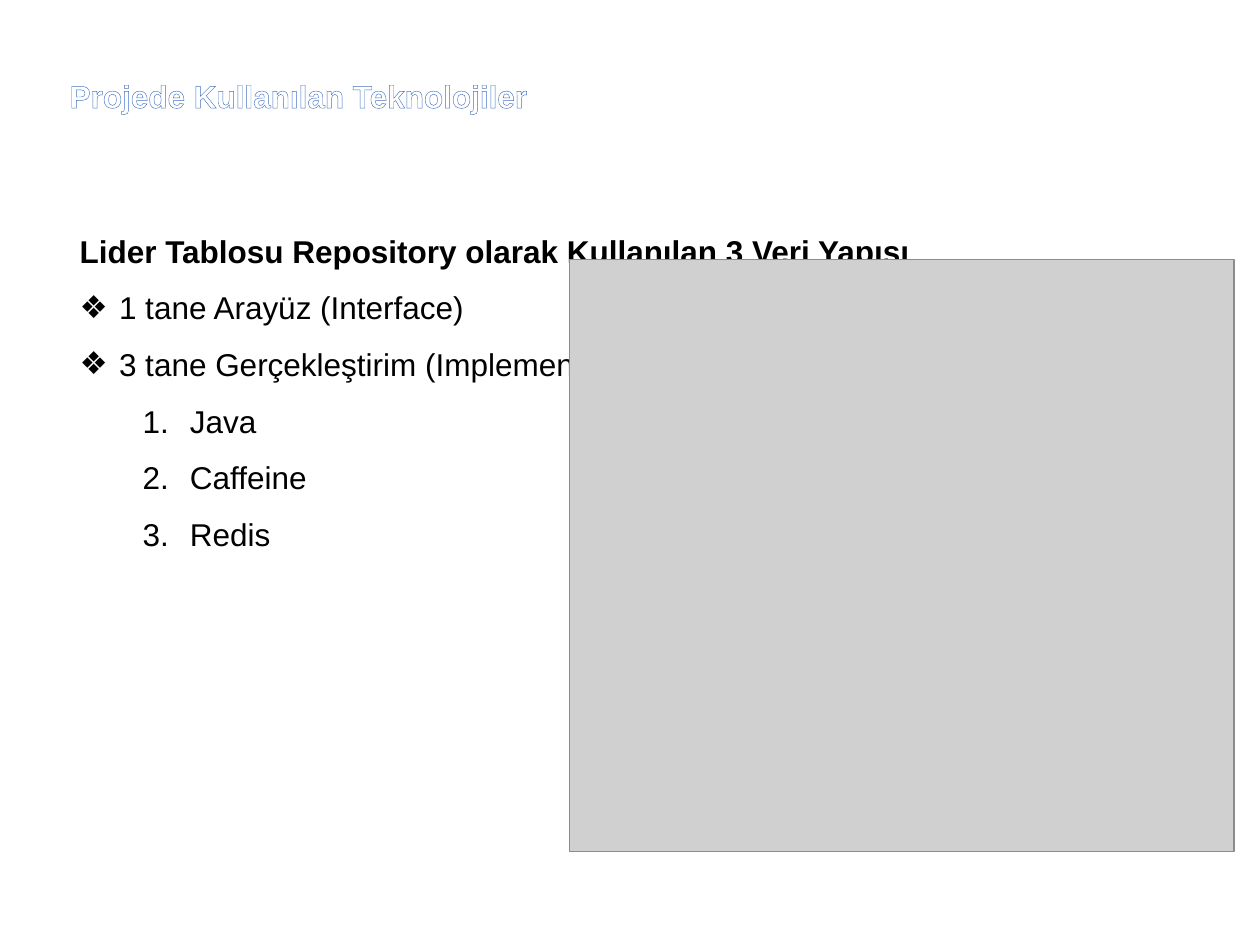
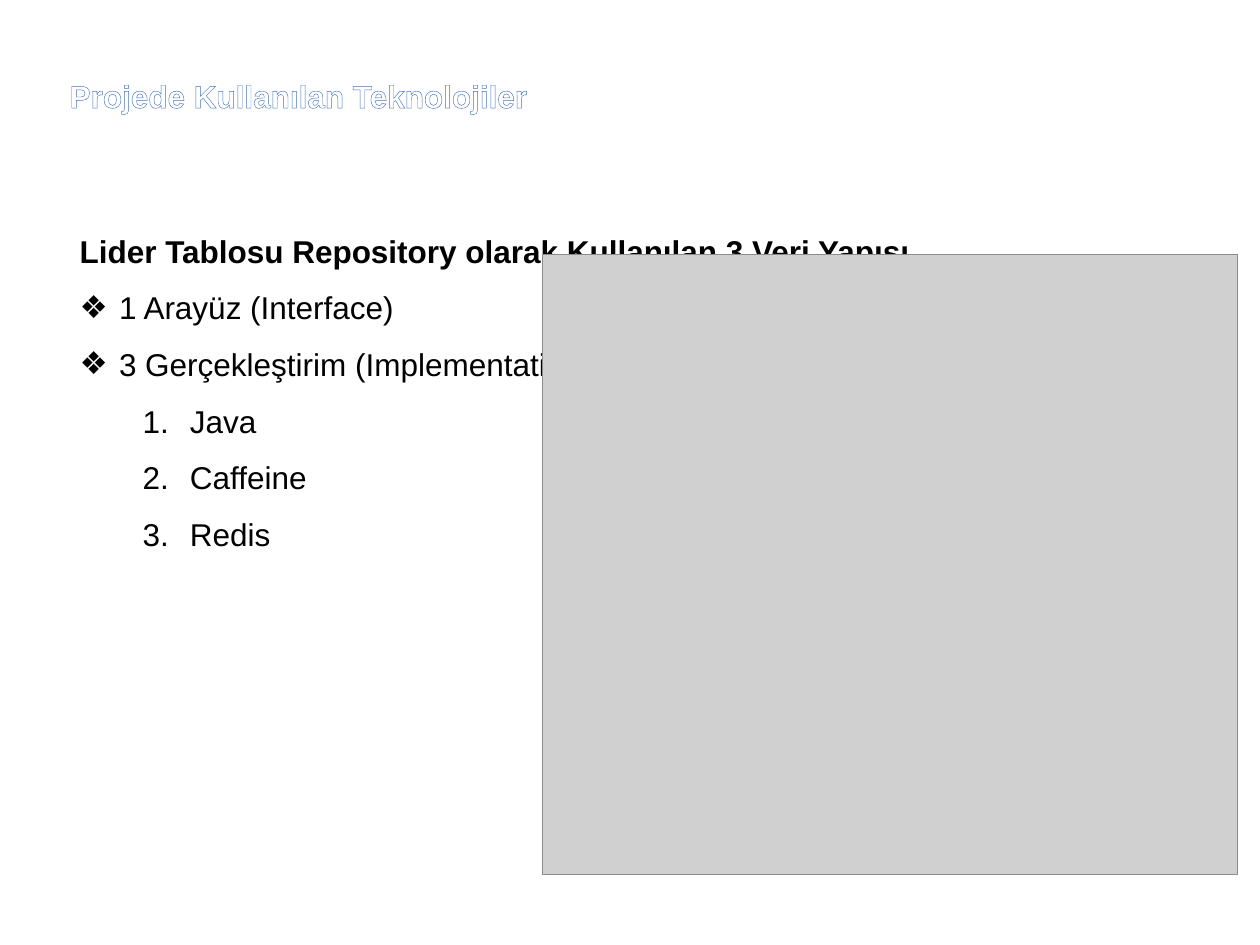
Before and after one commit to noxennn/LeaderboardREST, a slide deck: slide 8 of YusufEmreBayrakcıStajSunum.pptx (slide 10 before the commit). Drawn at 1260x945 pixels with LibreOffice and Linux fonts; fonts in the diff are those of the drawing; grey boxes stand for pictures; background and template pictures are left out. Boxes give left, top, right and bottom in pixels: in the first picture for what was removed or moved away, otherwise in the second. Text is boxed around its words. In the diff, an @@ line names an element or a change of style, - is before the commit and + after.

```diff
--- a/YusufEmreBayrakcıStajSunum.pptx
+++ b/YusufEmreBayrakcıStajSunum.pptx
@@ picture: place and size @@
-picture at (570,260,1234,852)
+picture at (543,255,1239,874)
@@ text at (119,296,591,382): text changed @@
-❖ 1 tane Arayüz (Interface)
-❖ 3 tane Gerçekleştirim (Implementation)
+❖ 1 Arayüz (Interface)
+❖ 3 Gerçekleştirim (Implementation)
```
Also in this commit, not shown: 16 other slides changed, 6 slides added, 19 slides removed, 6 other files.
